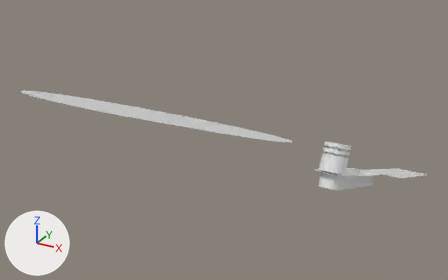
A saved change to the FBX model Assets/Models/TacticianModels/TacticianProximityMapSetV2.fbx.
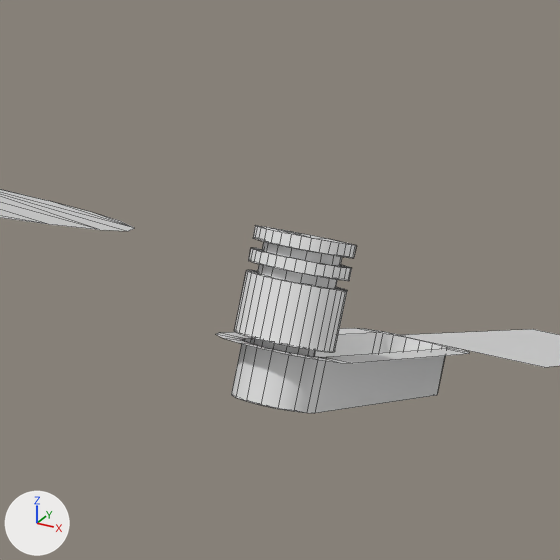
Each version is shown whole from a 50 mm lens placed at (-0.953, -3.161, -0.395), pointed at (-1.24, -2.64, -0.656), then close up on the part from 58% to 90% of the width and 29% to 82% of the height. The axes (+X, +Y, +Z) are drawn at lower left. The lights are the same throughout. The first two pictures are the older version. The close-ups show mesh edges as thin lines. Where no turn or scale is listed for an object, it has been applied to the vertices.

Names of what the first close-up shows: 'TacticianProximityMapGlass', 'TacticianProximityMapResetGlass', 'TacticianProximityMapZoomSlider', 'TacticianProximityMapZoomSliderBase'.
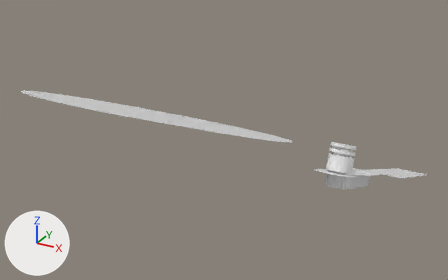
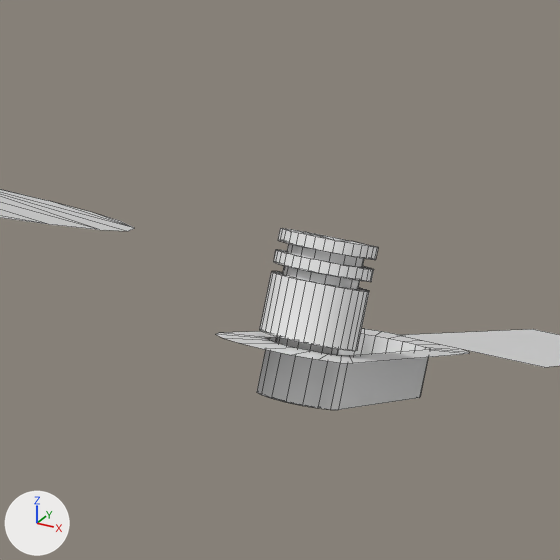
Pixel boxes [x1, y1, x2, y2] of what changed, in the close-ups (560 x 560 px; the box of a moved part takes in the faces that stretch with it):
'TacticianProximityMapZoomSlider', moved: before [234, 225, 356, 356]; after [260, 228, 378, 355]
'TacticianProximityMapZoomSliderBase', reshaped: before [216, 328, 470, 413]; after [216, 329, 470, 410]
part 2 of me_plane_024, moved or reshaped: before [357, 328, 470, 393]; after [354, 329, 470, 395]
part 3 of me_plane_024, moved or reshaped: before [216, 328, 468, 413]; after [216, 331, 467, 410]

The change in detail:
me_plane_134 is used by ob_tacticianproximitymapzoomslider; location (0.0, 0.0, 0.0).
me_plane_134 had 288 vertices, 334 faces and spanned x -1.0885..-1.0692, y -2.7797..-2.7525, z -0.6103..-0.5743.
me_plane_134 now has 288 vertices, 334 faces and spans x -1.0885..-1.0692, y -2.7647..-2.7375, z -0.6167..-0.5807.
me_plane_134 part 1: the whole mesh is moved by (0.0, 0.015, -0.0063).
me_plane_024 is used by ob_tacticianproximitymapzoomsliderbase; location (0.0, 0.0, 0.0).
me_plane_024 had 54 vertices, 51 faces and spanned x -1.0921..-1.0655, y -2.781..-2.6643, z -0.6504..-0.5934.
me_plane_024 now has 54 vertices, 51 faces and spans x -1.0921..-1.0655, y -2.781..-2.6643, z -0.6441..-0.5934.
me_plane_024 part 2: all 18 vertices in x -1.087..-1.0707, y -2.681..-2.6691, z -0.6504..-0.6372 are moved by (0.0, -0.015, 0.0063).
me_plane_024 part 3: all 18 vertices in x -1.087..-1.0707, y -2.7804..-2.7685, z -0.6085..-0.5954 are moved by (0.0, 0.015, -0.0063).
